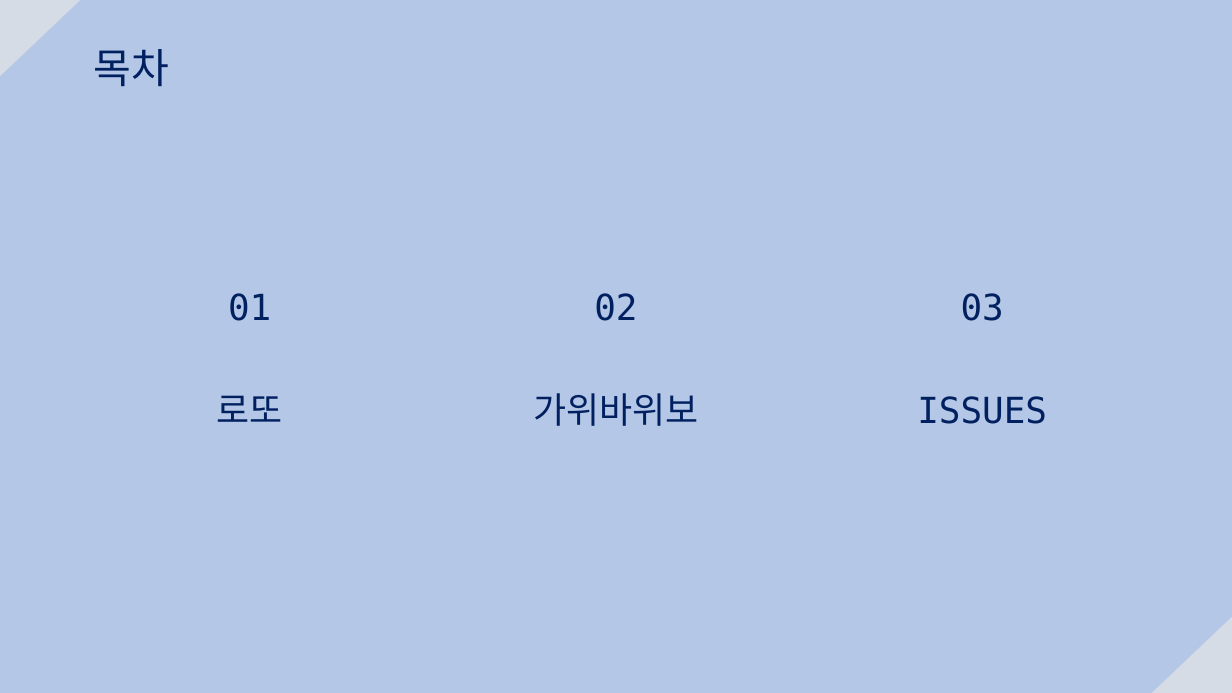
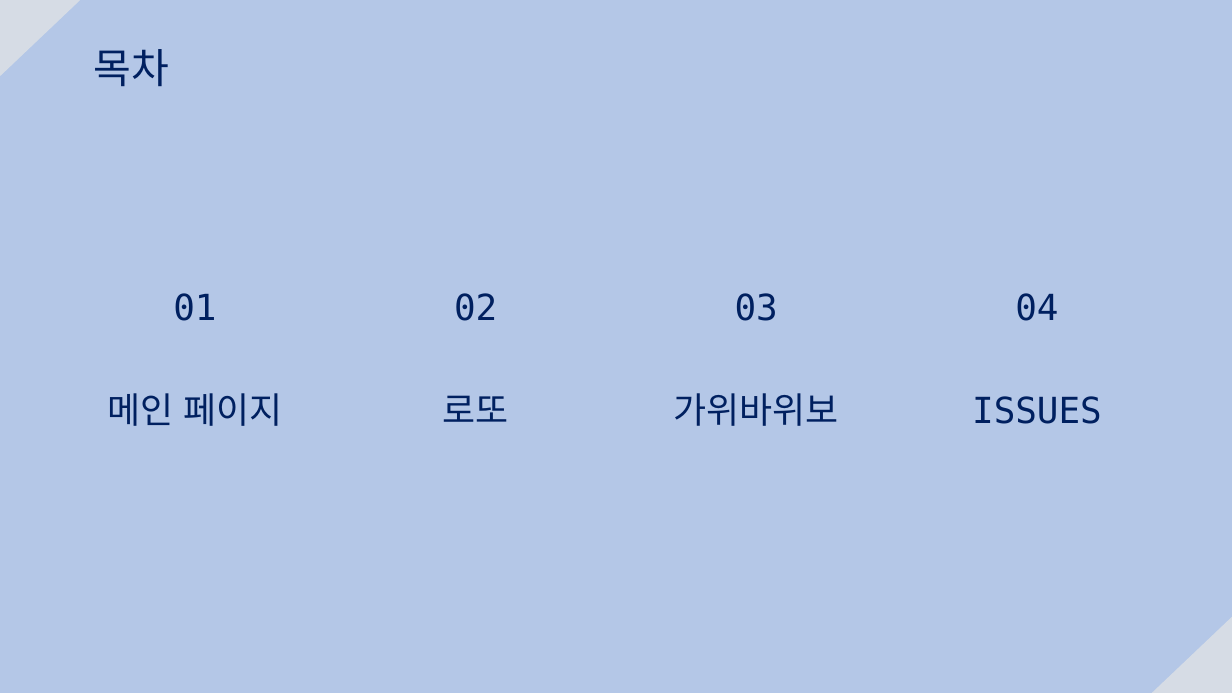
Before and after one commit to geoni4/summary, a slide deck: slide 2 of 프로젝트 발표자료 모음/자바 스크립트 발표 자료/JavaScript Games.pptx. Drawn at 1232x693 pixels with LibreOffice and Linux fonts; fonts in the diff are those of the drawing. Boxes give left, top, right and bottom in pixels: in the first picture for what was removed or moved away, otherwise in the second. Text is boxed around its words. In the diff, an @@ line names an element or a change of style, - is before the commit and + after.

```diff
--- a/프로젝트 발표자료 모음/자바 스크립트 발표 자료/JavaScript Games.pptx
+++ b/프로젝트 발표자료 모음/자바 스크립트 발표 자료/JavaScript Games.pptx
@@ text added at (x1=443, y1=293, x2=509, y2=422), 28 pt, text #002060 @@
+02
+로또
@@ text "03" moved from (x1=533, y1=293, x2=698, y2=426) to (x1=674, y1=293, x2=839, y2=426) @@
@@ text at (x1=735, y1=293, x2=778, y2=321): text changed @@
-02
+03
@@ text "04" moved from (x1=917, y1=293, x2=1047, y2=424) to (x1=972, y1=293, x2=1102, y2=424) @@
@@ text at (x1=1015, y1=293, x2=1058, y2=321): text changed @@
-03
+04
@@ text at (x1=107, y1=393, x2=282, y2=426): text changed @@
-로또
+메인 페이지
```
Also in this commit, not shown: 8 slides added, 11 other files.
